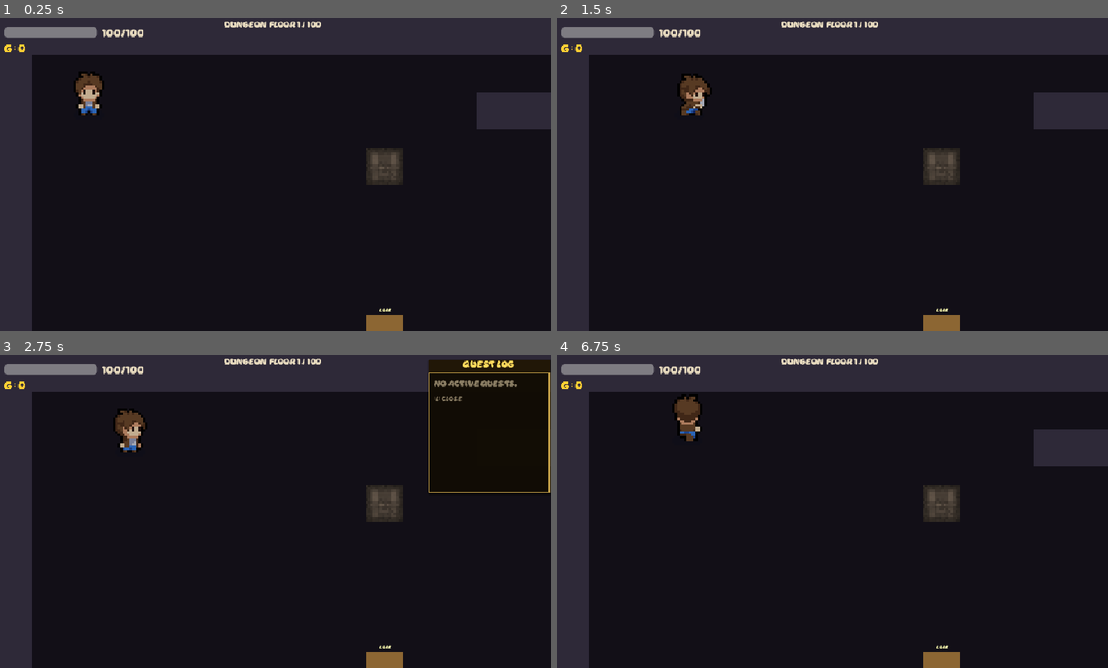
Above: before the commit, frames 1-4 (two rows, left to right).
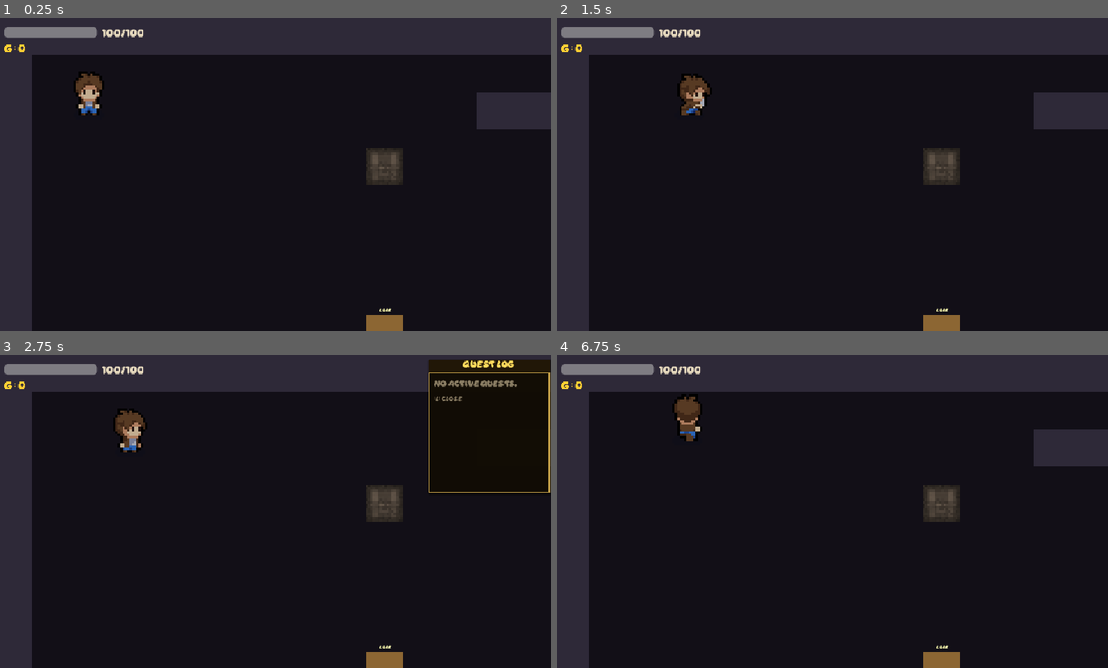
Above: after the commit, the same moments.

Repository: Puget-Sound-Skills-Center/godot-tenten-project
Game: Godot game, scene res://scenes/dungeon.tscn
The game is run twice, just before and just after one commit, with the same random seed, the same clock (stepped at 60 frames per second) and the same inputs. This scene is started directly instead of the project's main scene.
Inputs (mouse positions are in pixels of both pictures, inside the frame that each line leads up to):
- Up to frame 1 (0.25 s): no input
- Up to frame 2 (1.5 s): tap Enter at 0.5 s; move the mouse to (953, 158) at 0.52 s; hold D (move_right) 0.53-1.25 s; hold E (interact) 0.53-1.25 s; click (953, 158) at 0.67 s; drag from (716, 190) to (683, 96) at 1.27 s
- Up to frame 3 (2.75 s): move the mouse to (330, 442) at 2.02 s; hold D (move_right) from 2.03 s (still down); hold L (quest_log) from 2.03 s (still down)
- Up to frame 4 (6.75 s): release D (move_right) at 2.75 s; release L (quest_log) at 2.75 s; tap Space at 2.75, 4.25, 5.75 s; drag from (804, 574) to (942, 520) at 2.77 s; tap Enter at 3.5, 5 s; move the mouse to (997, 558) at 3.52 s; hold A (move_left) 3.53-4.25 s; click (997, 558) at 3.6 s; drag from (661, 464) to (942, 520) at 4.27 s; move the mouse to (860, 511) at 5.02 s; hold S (move_down) 5.03-5.75 s; hold E (interact) 5.03-5.75 s; click (860, 511) at 5.17 s; drag from (744, 433) to (716, 527) at 5.77 s; move the mouse to (953, 495) at 6.52 s; hold W (move_up) from 6.53 s (still down); hold L (quest_log) from 6.53 s (still down)

The runs differ from the first frame. In frame 1, 0.3% of the frame differs, in the area x 40-59%, y 1-4%; in frame 2, 0.3%; in frame 3, 0.3%; in frame 4, 0.3%.

Commit message:
feat(ui-scale): render all screen UI at full resolution
The autoload UI (HUD, pause, dialogue, death, quest log) already renders in the
root viewport (crisp). The only blocky screen UI was built inside the 960x540
SubViewport: the dungeon HUD labels (dungeon.gd) and the upgrade shop
(player.gd). Reparent both CanvasLayers to get_tree().root so their TTF text
rasterizes at full physical resolution, and free them in _exit_tree (they no
longer auto-free with their scene).

Verified live via Godot MCP: no parse/runtime errors, New Game -> world builds
the shop layer in root cleanly, and the HUD text is crisp at native 1920x1080.

Co-Authored-By: Claude Opus 4.8 <noreply@anthropic.com>

Diff:
--- a/script/dungeon.gd
+++ b/script/dungeon.gd
@@ -61,6 +61,7 @@
 var rng := RandomNumberGenerator.new()
 
 var player_node: Node2D
+var _hud_canvas: CanvasLayer = null
 var floor_label: Label
 var save_prompt_label: Label
 var puzzle_label: Label
@@ -117,6 +118,12 @@
 		_setup_puzzle(floor_no, obstacles, exit_pos)
 	if not boss_floor_active and rng.randf() < HIDDEN_ROOM_PROBABILITY:
 		_spawn_hidden_room(floor_no, obstacles)
+
+func _exit_tree() -> void:
+	# The HUD canvas is parented to the root viewport, so free it explicitly
+	# when this dungeon scene is torn down (floor advance / exit).
+	if is_instance_valid(_hud_canvas):
+		_hud_canvas.queue_free()
 
 func _process(_delta: float) -> void:
 	if save_point_active and Input.is_action_just_pressed("interact"):
@@ -638,7 +645,11 @@
 func _build_hud(floor_no: int) -> void:
 	var canvas := CanvasLayer.new()
 	canvas.layer = 5
-	add_child(canvas)
+	# Parent to the root viewport (not this dungeon node, which lives in the
+	# 960x540 SubViewport) so the HUD text renders at full physical resolution.
+	# Freed in _exit_tree since it no longer auto-frees with the scene.
+	get_tree().root.add_child(canvas)
+	_hud_canvas = canvas
 
 	# Floor label — centered at top so it never overlaps the player HUD (top-left corner)
 	floor_label = Label.new()
--- a/script/player.gd
+++ b/script/player.gd
@@ -43,6 +43,8 @@
 	global.player_current_health = health
 	global.player_current_attack = false
 	HUD.hide_hud()
+	if is_instance_valid(_shop_layer):
+		_shop_layer.queue_free()
 
 func _physics_process(delta):
 	player_movement(delta)
@@ -212,7 +214,10 @@
 	_shop_layer = CanvasLayer.new()
 	_shop_layer.layer = 20
 	_shop_layer.visible = false
-	add_child(_shop_layer)
+	# Parent to the root viewport (not the player, which lives in the 960x540
+	# SubViewport) so the shop UI renders at full physical resolution. Freed in
+	# _exit_tree since it no longer auto-frees with the player.
+	get_tree().root.add_child(_shop_layer)
 
 	var bg := ColorRect.new()
 	bg.color = UITheme.C_OVERLAY
